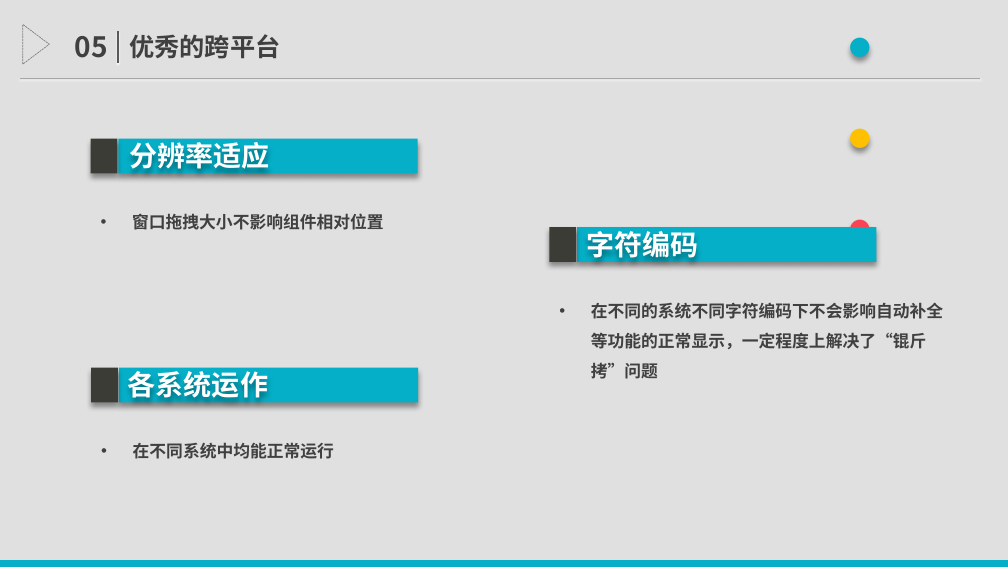
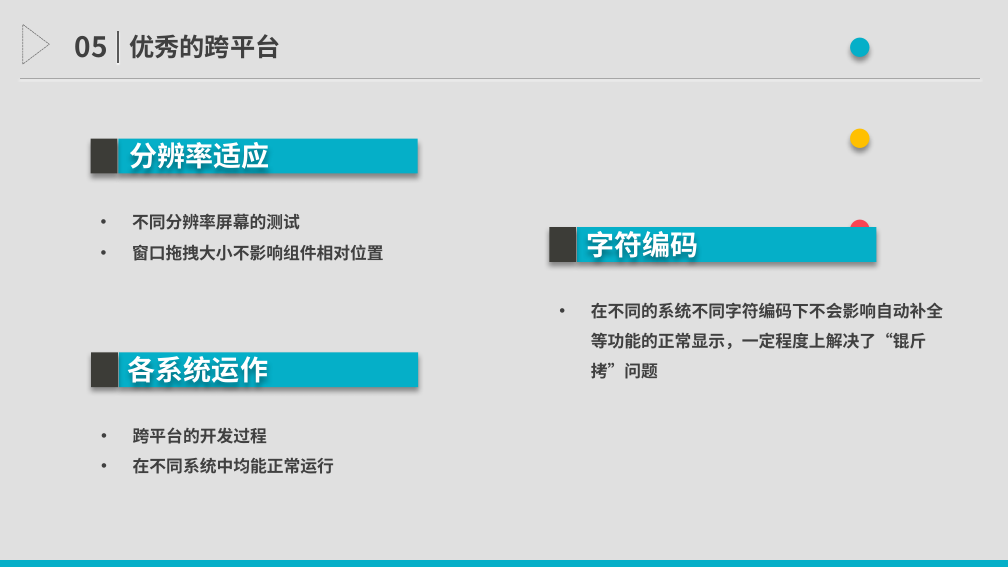
Before and after one commit to TimerChen/TrainTickets, a slide deck: slide 10 of Presentation/presentation.pptx. Drawn at 1008x567 pixels with LibreOffice and Linux fonts; fonts in the diff are those of the drawing. Boxes give left, top, right and bottom in pixels: in the first picture for what was removed or moved away, otherwise in the second. Text is boxed around its words. In the diff, an @@ line names an element or a change of style, - is before the commit and + after.

```diff
--- a/Presentation/presentation.pptx
+++ b/Presentation/presentation.pptx
@@ text at (132, 214, 300, 230): paragraph added @@
+• 不同分辨率屏幕的测试
@@ 2 rectangles, 1 text: place and size @@
-2 rectangles, 1 text at (92, 367, 418, 403)
+2 rectangles, 1 text at (92, 352, 418, 388)
@@ text "跨平台的开发过程": place and size @@
-text "跨平台的开发过程" at (133, 442, 334, 459)
+text "跨平台的开发过程" at (133, 427, 334, 474)
@@ text at (133, 427, 267, 444): paragraph added @@
+• 跨平台的开发过程
```
Also in this commit, not shown: 7 other slides changed, 1 slide added.
